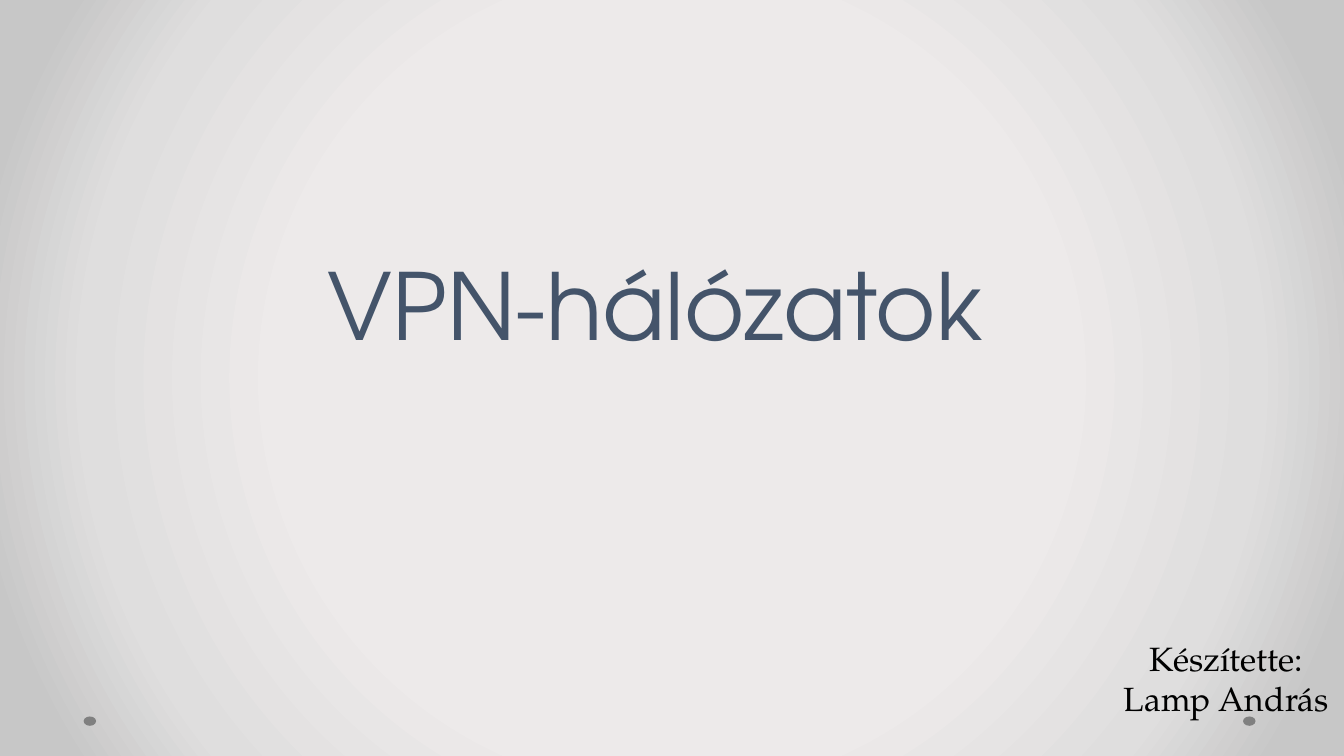
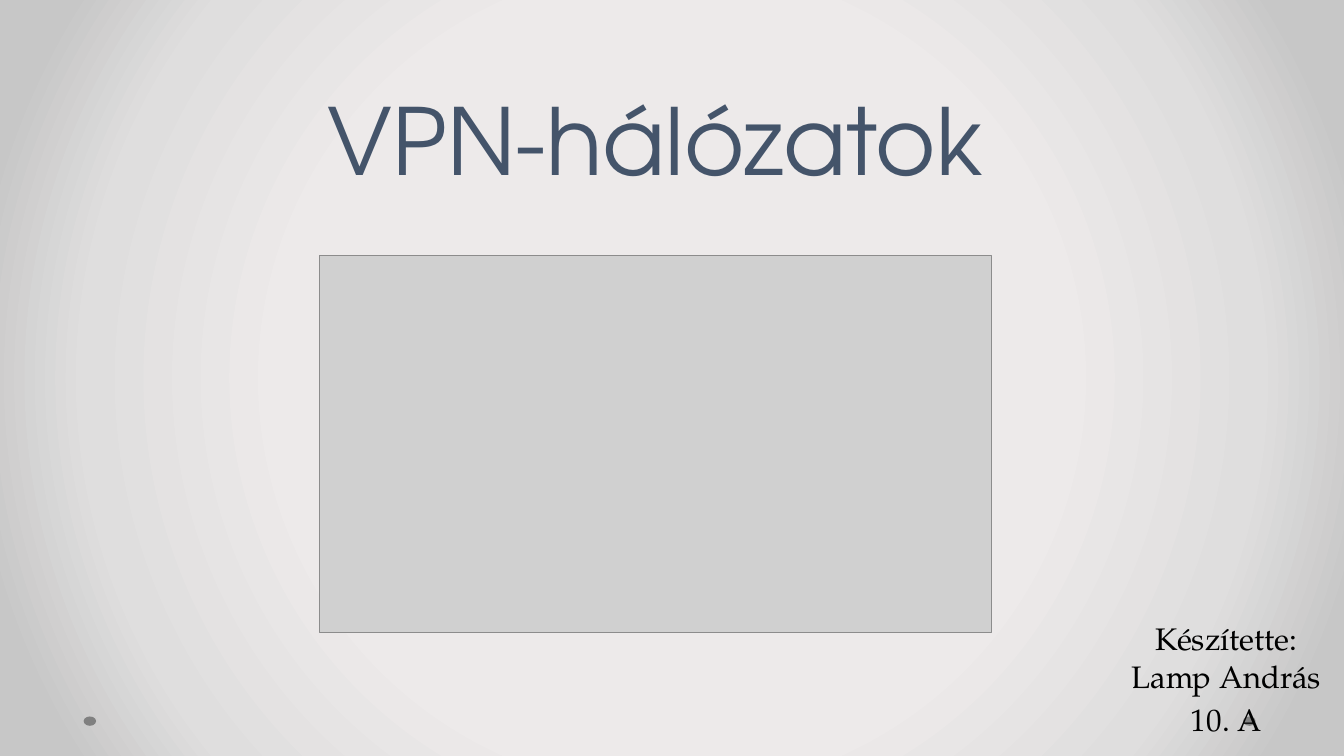
Before and after one commit to lampandras/ppt-bemutato-szakmai, a slide deck: slide 1 of VPN-hálózatok.pptx. Drawn at 1344x756 pixels with LibreOffice and Linux fonts; fonts in the diff are those of the drawing; grey boxes stand for pictures. Boxes give left, top, right and bottom in pixels: in the first picture for what was removed or moved away, otherwise in the second. Text is boxed around its words. In the diff, an @@ line names an element or a change of style, - is before the commit and + after.

```diff
--- a/VPN-hálózatok.pptx
+++ b/VPN-hálózatok.pptx
@@ title "VPN-hálózatok": place and size @@
-title "VPN-hálózatok" at bbox=[328, 269, 983, 341]
+title "VPN-hálózatok" at bbox=[328, 104, 983, 176]
@@ picture added at bbox=[320, 255, 992, 633] @@
@@ subtitle "Készítette: Lamp András": place and size @@
-subtitle "Készítette: Lamp András" at bbox=[1124, 647, 1329, 725]
+subtitle "Készítette: Lamp András" at bbox=[1132, 628, 1321, 732]
@@ subtitle at bbox=[1132, 628, 1321, 697]: size 24 to 22.2 pt in "Készítette: Lamp András" @@
@@ subtitle at bbox=[1191, 709, 1262, 732]: paragraph added @@
+10. A
```
Also in this commit, not shown: 4 other slides changed, 2 slides added, 1 slide removed.
